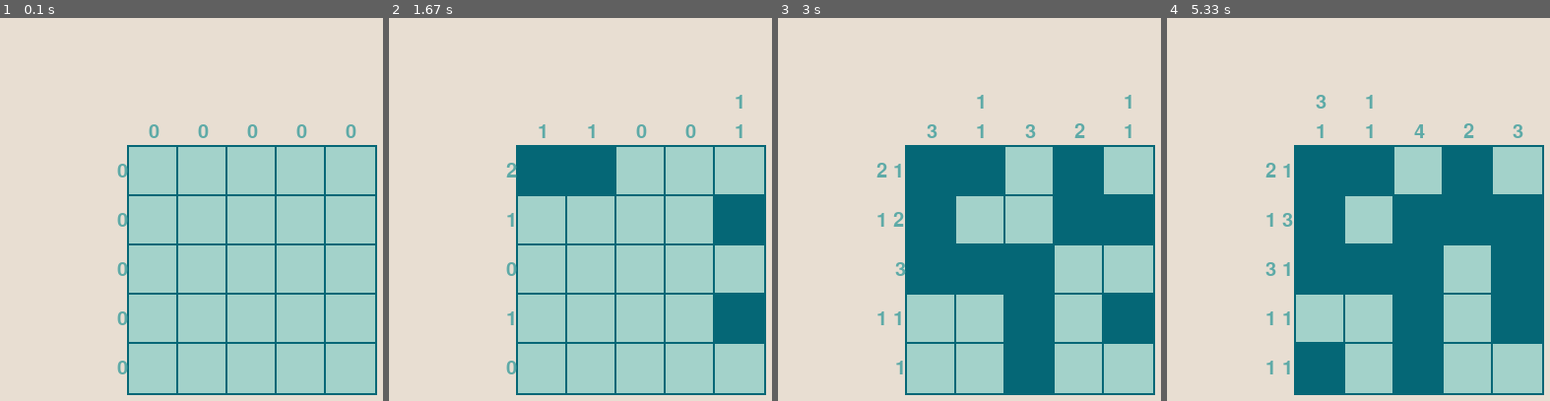
Above: before the commit, frames 1-4 (left to right).
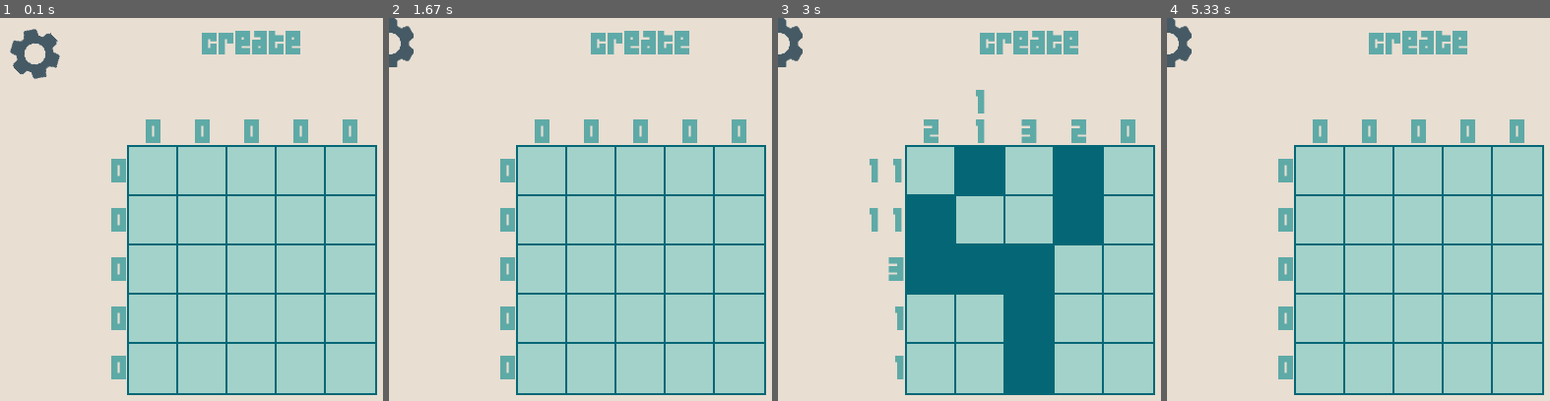
Above: after the commit, the same moments.

Repository: JoshuaHM-p4/pygame-picross
Game: pygame game, started from picross.py
Two runs of this game, one before a commit and one after it. Both use one fixed random seed, a clock stepped at 60 frames per second and the inputs below.
Inputs (mouse positions are in pixels of both pictures, inside the frame that each line leads up to):
- Up to frame 1 (0.1 s): no input
- Up to frame 2 (1.67 s): press the mouse at (741, 320) at 0.37 s; move the mouse to (745, 217) at 0.47 s; release the mouse at (752, 113) at 0.6 s; press the mouse at (591, 171) at 0.7 s; move the mouse to (557, 171) at 0.8 s; release the mouse at (523, 171) at 0.93 s; press the mouse at (411, 40) at 1.03 s; move the mouse to (565, 121) at 1.13 s; release the mouse at (718, 198) at 1.27 s; tap Space at 1.33 s
- Up to frame 3 (3 s): press the mouse at (980, 171) at 1.7 s; move the mouse to (1061, 159) at 1.8 s; release the mouse at (1141, 144) at 1.93 s; press the mouse at (1030, 320) at 2.03 s; move the mouse to (973, 274) at 2.13 s; release the mouse at (919, 228) at 2.27 s; press the mouse at (980, 270) at 2.37 s; move the mouse to (1023, 243) at 2.47 s; release the mouse at (1069, 220) at 2.6 s; press the mouse at (931, 270) at 2.7 s; move the mouse to (1026, 355) at 2.8 s; release the mouse at (outside the picture) at 2.93 s
- Up to frame 4 (5.33 s): press the mouse at (1519, 270) at 3.03 s; move the mouse to (1530, 286) at 3.13 s; release the mouse at (1542, 305) at 3.27 s; press the mouse at (1178, 40) at 3.37 s; move the mouse to (1251, 67) at 3.47 s; release the mouse at (1324, 94) at 3.6 s; press the mouse at (1320, 171) at 3.7 s; move the mouse to (1366, 194) at 3.8 s; release the mouse at (1408, 213) at 3.93 s; press the mouse at (1320, 171) at 4.03 s; move the mouse to (1427, 301) at 4.13 s; release the mouse at (outside the picture) at 4.27 s; press the mouse at (1178, 40) at 4.37 s; move the mouse to (1216, 182) at 4.47 s; release the mouse at (1258, 324) at 4.6 s; press the mouse at (1182, 40) at 4.7 s; move the mouse to (1251, 194) at 4.8 s; release the mouse at (1316, 347) at 4.93 s; press the mouse at (1182, 40) at 5.03 s; move the mouse to (1373, 121) at 5.13 s; release the mouse at (outside the picture) at 5.27 s

The runs differ from the first frame. In frame 1, 4.2% of the frame differs, in the area x 2-94%, y 2-95%; in frame 2, 10%; in frame 3, 8.5%; in frame 4, 27%, in the area x 0-98%, y 0-98%.

Commit message:
Added game states and settings options icon

Diff:
--- a/grid.py
+++ b/grid.py
@@ -1,36 +1,51 @@
 import pygame
 import numpy as np
+import os
+
 from pixel import Pixel
 class Grid:
-    font = pygame.font.Font('mypicross/04B_19.TTF',30)
-    def __init__(self, screen, columns = 5, rows = 5, creating = True):
-        self.screen = screen
+    screen = None
+    location = os.path.dirname(__file__)
+    font = pygame.font.Font(os.path.join(location,'resources','04B_19.TTF'),30)
+
+    def __init__(self, columns = 5, rows = 5, player = True,  solve = False, array = None):
         self.columns = columns
         self.rows = rows
-        self.creating = creating
 
-        if creating:
-            self.MakeGrid()
-        else:
-            self.MakeGrid()
-            # self.loadGrid()
+        self.solve = solve
+        self.player = player
 
-    def toggle_creative(self):
-        if self.create == False:
-            self.create = True
-        else:
-            self.create = False
+        # Load Grid Type
+        if array and not player:   # Load a grid from a 2d array
+            self.LoadFromArray(array)
+        elif not solve and player: # If Player wants to create
+            self.CreateGrid()
+        elif solve and player: # If player wants to solve
+            self.CreateGrid()
+        elif solve and not player: # Loading an existing grid
+            self.LoadGrid()
 
-    def MakeGrid(self):
-        self.grid = np.array([np.array([Pixel(self.screen, x, y) for x in range(self.columns)]) for y in range(self.rows)],dtype = object)
+    def toggle_solve(self): ## Editing
+        if self.solve:
+            self.solve = False
+        if not self.solve:
+            self.solve = True
+
+    def CreateGrid(self):
+        """ Creates empty grid preferrably for grid for player to solve/create """
+        self.grid = np.array([np.array([Pixel(x, y) for x in range(self.columns)]) for y in range(self.rows)])
+
+    def LoadFromArray(self, array):
+        """ Loads a grid from a 2d array (only used from inside the code for testing purposes) """
+        self.grid = np.array([np.array([Pixel(x,y,state = num) for x,num in enumerate(column)]) for y,column in enumerate(array)])
+        self.columns = self.grid.shape[0]
+        self.rows = self.grid.shape[1]
 
     def LoadGrid(self):
         pass
 
-    def draw(self):
-        for row in self.grid:
-            for pix in row:
-                pix.render()
+    def SaveGrid(self):
+        pass
 
     def check_collision(self, pos, mbutton):
         for row in self.grid:
@@ -38,13 +53,15 @@
                 if pixel.pixel_rect.collidepoint(pos):
                     if mbutton == 'button1':
                         pixel.fill()
-                    elif mbutton == 'button2' and self.creating:
+                    elif mbutton == 'button2' and not self.solve:
                         pixel.empty()
-                    elif mbutton == 'button2' and self.creating == False:
+                    elif mbutton == 'button2' and self.solve:
                         pixel.cross()
 
-    # def print2dArray(grid):
-    #    print([pixel for pixel in row] for row in self.grid])
+    def draw(self):
+        for row in self.grid:
+            for pix in row:
+                pix.render()
 
     def drawNumbers(self, rows, columns):
         for i,n in enumerate(rows):
@@ -53,7 +70,7 @@
 
             num_surface = self.font.render(str(n), True, (94, 170, 167))
             num_rect = num_surface.get_rect(midright = text_pos)
-            self.screen.blit(num_surface, num_rect)
+            Grid.screen.blit(num_surface, num_rect)
 
         for i,n in enumerate(columns):
             pixel_pos = self.grid[0][i].pointlocation
@@ -65,13 +82,13 @@
                 )
                 num_surface = self.font.render(str(num), True, (94, 170, 167))
                 num_rect = num_surface.get_rect(center = text_pos)
-                self.screen.blit(num_surface, num_rect)
+                Grid.screen.blit(num_surface, num_rect)
 
     @staticmethod
     def groupNum(line):
         """ This will group 1s into a form of discrete tomography.\n
         Input: >>> list = [0,1,1,0,0,1,1,1]\n
-        Ouput: >>> [2,3]
+        Ouput: >>> '2 3'
         """
         ### Turn into string ###
         str_line = ''.join(map(str, line))
@@ -97,3 +114,12 @@
             str_column = self.groupNum(column)
             columns.append(str_column)
         return rows, columns
+
+
+    def grid_states(self):
+       return(np.array([[pixel.state for pixel in row] for row in self.grid]))
+
+    def __eq__(self, grid):
+        comparison = self.grid_states() == grid.grid_states()
+        equal_arrays = comparison.all()
+        return equal_arrays
--- a/picross.py
+++ b/picross.py
@@ -1,8 +1,124 @@
 import pygame, sys
 import numpy as np
+import os
+import pickle
+
 author = 'JoshuaHM-p4'
 
 ##### OPTIONS BUTTON WIP ######
+
+# new_surface = pygame.transform.rotozoom(surface, -i*6, 1)
+# new_surface.centerx -= i
+# screen.blit(new_surface , settings_rect)
+
+
+def isOver(rect, pos, function):
+    if rect.collidepoint(pos):
+        function()
+
+def animation_slide(surface, pos):
+    if settings_rect.collidepoint(pos) and settings_rect.centerx <= 25:
+        settings_rect.centerx += 2
+    elif not settings_rect.collidepoint(pos) and settings_rect.centerx > 1:
+        settings_rect.centerx -= 2
+    surface = pygame.transform.rotozoom(surface, -settings_rect.centerx*2, 1)
+    # surface = pygame.transform.rotate(surface, settings_rect.centerx*2)
+    return surface
+
+class GameState:
+    def __init__(self):
+        self.state = 'create'
+        self.player_grid = Grid()
+
+    def create_and_save(self):
+        pos = pygame.mouse.get_pos()
+        for event in pygame.event.get():
+            if event.type == pygame.QUIT:
+                pygame.quit()
+                sys.exit()
+            if pygame.mouse.get_pressed()[0]:
+                self.player_grid.check_collision(pos,'button1')
+                isOver(settings_rect, pos, self.switch_to_solve)
+            if pygame.mouse.get_pressed()[2]:
+                self.player_grid.check_collision(pos,'button2')
+            # if event.type == pygame.KEYDOWN:
+            #     if event.key == pygame.K_SPACE:
+            #         self.switch_to_solve()
+
+        screen.fill(color_bg)
+        rotated_surface = animation_slide(settings_surface, pos)
+        screen.blit(rotated_surface, settings_rect)
+
+        self.show_gamestate()
+        self.player_grid.draw()
+        rows, columns = self.player_grid.getNumbers()
+        self.player_grid.drawNumbers(rows, columns)
+
+        ##### FILL CROSS BUTTONS #####
+
+
+        pygame.display.update()
+
+
+
+    def load_and_solve(self):
+        pos = pygame.mouse.get_pos()
+        for event in pygame.event.get():
+            if event.type == pygame.QUIT:
+                pygame.quit()
+                sys.exit()
+            if pygame.mouse.get_pressed()[0]:
+                self.player_grid.check_collision(pos,'button1')
+                isOver(settings_rect, pos, self.switch_to_create)
+            if pygame.mouse.get_pressed()[2]:
+                self.player_grid.check_collision(pos,'button2')
+            if event.type == pygame.KEYDOWN:
+                if event.key == pygame.K_SPACE:
+                    self.switch_to_create()
+
+        screen.fill(color_bg)
+        rotated_surface = animation_slide(settings_surface, pos)
+        screen.blit(rotated_surface, settings_rect)
+
+        self.show_gamestate()
+        self.player_grid.draw()
+        rows, columns = self.hidden_grid.getNumbers()
+        self.player_grid.drawNumbers(rows, columns)
+
+        ##### FILL CROSS BUTTONS #####
+
+        ##### TIMER #####
+
+        pygame.display.update()
+
+    def state_manager(self):
+        if self.state == 'create':
+            self.create_and_save()
+
+
+        if self.state == 'solve':
+            self.load_and_solve()
+
+    def switch_to_solve(self):
+        # del self.player_grid
+        self.player_grid = Grid(solve = True)
+        self.hidden_grid = Grid(player = False, array = [[0,1,0,0,1],[0,1,0,0,1],[0,1,0,0,1],[0,1,0,0,1],[0,1,0,0,1]])
+        self.state = 'solve'
+        self.load_and_solve()
+
+    def switch_to_create(self):
+        # del self.player_grid, self.hidden_grid
+        self.player_grid = Grid(solve = False)
+        self.state = 'create'
+        self.create_and_save()
+
+    def show_gamestate(self):
+        w,h = pygame.display.get_surface().get_size()
+        game_text = game_font.render(self.state, True, color_mid)
+        text_rect = game_text.get_rect(center = (w//2,h*0.05))
+        screen.blit(game_text, text_rect)
+
+
 
 # General Setup
 pygame.init()
@@ -11,37 +127,29 @@
 from pixel import Pixel
 from grid import Grid
 
-# Game Screen
+# Game Screen Variables
 screen_width = 512
 screen_height = 512
 screen = pygame.display.set_mode((screen_width,screen_height))
 Pixel.screen = screen
+Grid.screen = screen
+
 pygame.display.set_caption("Pygame Picross")
-BG = (232, 222, 210)
-game_font = pygame.font.Font('mypicross/04B_19.TTF',30)
+color_bg = (232, 222, 210)
+color_light = (163, 210, 202)
+color_mid = (94, 170, 168)
+color_dark = (5, 102, 118)
+location = os.path.dirname(__file__)
+game_font =  pygame.font.Font(os.path.join(location,'resources','04B_19.TTF'),30)
 
-## Create game ##
-pixel_grid = Grid(screen, creating = False)
-# guess_grid = makeGrid()
+settings_surface = pygame.image.load(os.path.join(location, 'resources', 'gear.png')).convert_alpha()
+settings_surface = pygame.transform.scale(settings_surface, (50,50))
+settings_rect = settings_surface.get_rect(topleft = (-25,0))
 
+# pygame.display.set_icon(icon)
 
+###### < MAIN GAME LOOP > ######
+game_state = GameState()
 while True:
-    for event in pygame.event.get():
-        pos = pygame.mouse.get_pos()
-        if event.type == pygame.QUIT:
-            pygame.quit()
-            sys.exit()
-        elif pygame.mouse.get_pressed()[0]:
-            pixel_grid.check_collision(pos,'button1')
-        elif pygame.mouse.get_pressed()[2]:
-            pixel_grid.check_collision(pos,'button2')
-
-    ###### <MAIN GAME LOOP> ######
-    screen.fill(BG)
-    pixel_grid.draw()
-
-    rows, columns = pixel_grid.getNumbers()
-    pixel_grid.drawNumbers(rows, columns)
-
-    pygame.display.update()
+    game_state.state_manager()
     clock.tick(120)
--- a/pixel.py
+++ b/pixel.py
@@ -1,15 +1,20 @@
 import pygame
+import os
+## This is script is used for rendering grids onto the screen only ##
 class Pixel:
     SIZE = 50
     LIGHT = (163, 210, 202)
     DARK = (5, 103, 118)
     ColorState = [LIGHT,DARK]
-    font = pygame.font.Font('mypicross/04B_19.TTF',30)
+    location = os.path.dirname(__file__)
+    font = pygame.font.Font(os.path.join(location,'resources','04B_19.TTF'),30)
+    screen = None
 
-    def __init__(self,screen,x,y):
-        self.screen = screen
-        self.state = 0
+    def __init__(self,x,y, state = 0):
+        self.state = state
         self.color = self.ColorState[self.state]
+        self.crossed = False
+
         self.relative_grid_pos = [x,y]
         w, h = pygame.display.get_surface().get_size()
         self.mid = (w // 2) - self.SIZE * 2.5
@@ -20,7 +25,6 @@
             (self.pointlocation),
             (self.SIZE,self.SIZE),
         )
-        self.crossed = False
 
 
     def render(self):
@@ -47,7 +51,7 @@
             self.color = self.ColorState[self.state]
 
     def cross(self):
-        if not self.state and not self.crossed:
+        if self.state == 0 and not self.crossed:
             self.crossed = True
 
     def uncross(self):
@@ -55,4 +59,4 @@
             self.crossed = False
 
     def __repr__(self):
-        return str(self.state)
+        return str(int(self.state))
Renamed: 04B_19.TTF -> resources/04B_19.TTF
Renamed: gear.png -> resources/gear.png
